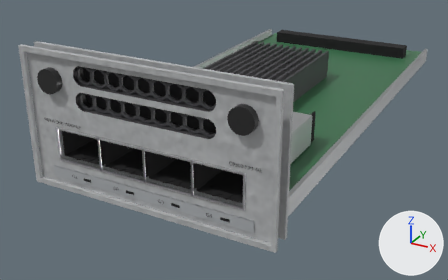
Two versions of the glTF model danbyte/assets/Cisco/C9300-NM-4G.glb, one commit apart.
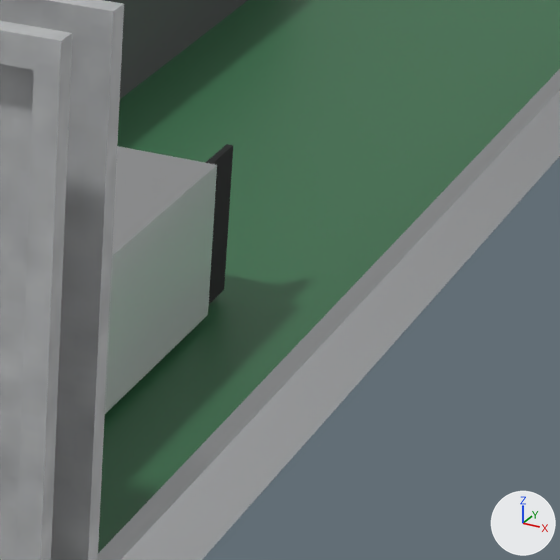
Old and new are each drawn whole from a 50 mm lens placed at (0.0884, -0.1178, 0.0848), pointed at (-0.0107, 0.0624, -0.0054) and again close up on the part from 60% to 85% of the width and 30% to 69% of the height. The axes (+X, +Y, +Z) are drawn at lower right. The lights are the same throughout. The last two pictures show the newer version. Where no turn or scale is listed for an object, it has been applied to the vertices. Vertices at exactly the same position are counted once.
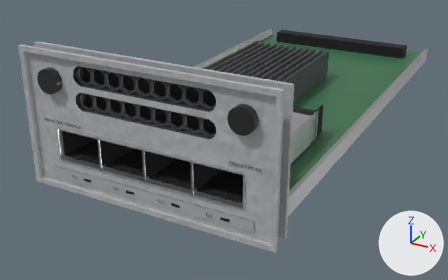
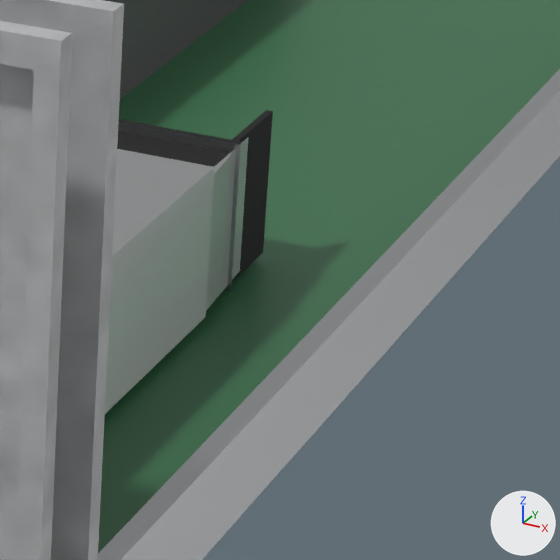
Pixel boxes (x1, y1, x2, y2) of what changed, in the close-ups (560 x 560 px; the box of a moved part takes in the faces that stretch with it):
part 1 of me_mesh_0, moved or reshaped: before (205, 144, 233, 304); after (232, 110, 273, 282)
part 2 of me_mesh_0, moved or reshaped: before (115, 146, 217, 317); after (117, 119, 248, 310)

The edits, one by one:
me_mesh_0 is used by ob_mesh_0; location (-0.0386, 0.1647, 0.0).
me_mesh_0 had 4906 vertices, 6147 faces and spanned x 0.0..0.077, y -0.167..0.0, z 0.0..0.041.
me_mesh_0 now has 4922 vertices, 6107 faces and spans x 0.0..0.077, y -0.167..0.0, z 0.0..0.041.
me_mesh_0 part 1: the loose piece of 8 vertices spanning x 0.067, y -0.123..-0.118, z 0.009..0.018 is moved by (0.0, 0.007, 0.0).
me_mesh_0 part 2: 942 vertices moved from x 0.01..0.068, y -0.159..-0.118, z 0.009..0.018 to x 0.01..0.068, y -0.159..-0.111, z 0.009..0.018; 172 vertices removed from x 0.009..0.068, y -0.125..-0.118, z 0.009..0.018; 132 vertices added at x 0.009..0.068, y -0.118..-0.111, z 0.009..0.018.
Other edits to the shape of me_mesh_0 do not show in these pictures.
